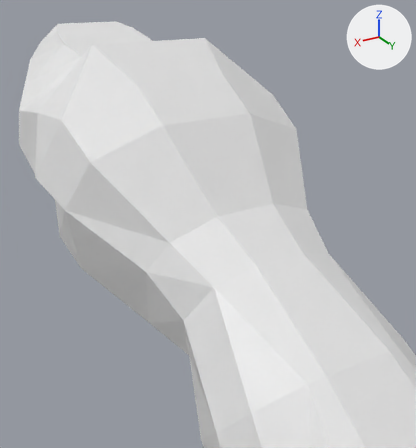
Before and after pictures for a commit that changed the Blender file salemstalker/Assets/3D/charatermodel/coiledmutant.blend.
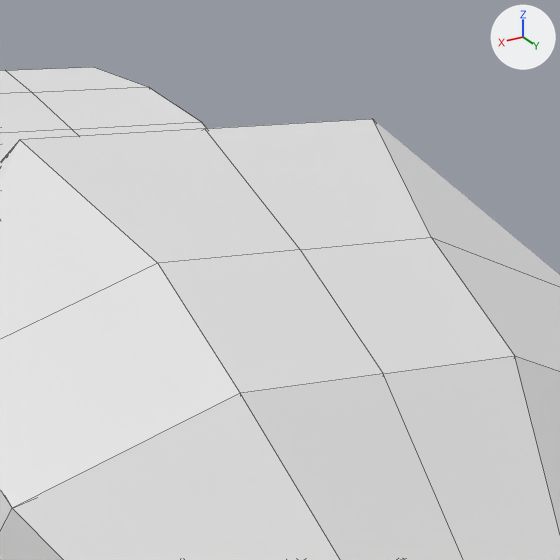
Each version is shown from a camera (50 mm lens) standing at (1.572, -0.027, 12.41) and looking at (0.004, -2.641, 11.104), then close up on the part from 21% to 64% of the width and 0% to 40% of the height. The lights are fixed; the arrows at upper right show +X, +Y and +Z. The last two pictures show the newer version. The close-ups show mesh edges as thin lines.
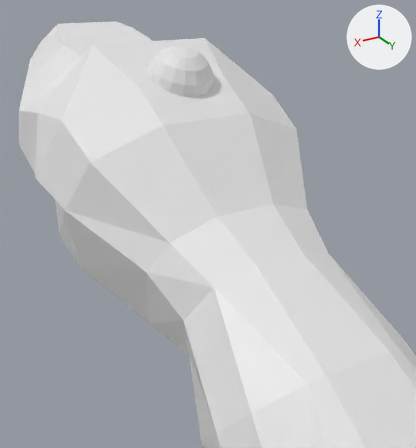
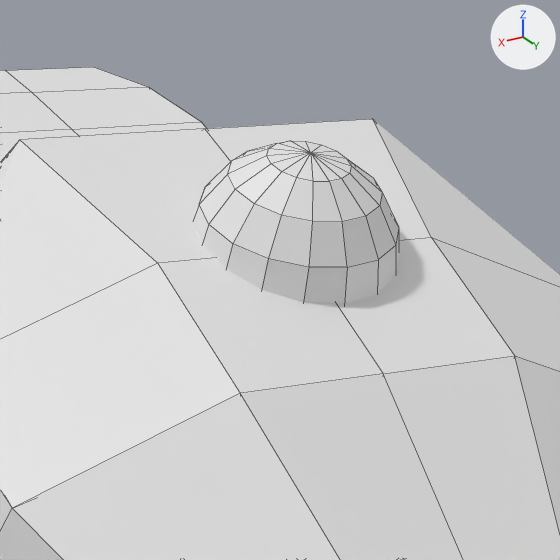
Boxes (x1, y1, x2, y2) around the edits, measured in the close-ups (560 x 560 px):
```json
{"object": "Sphere", "change": "added", "after": [193, 141, 399, 304]}
```

Scene script edits in JSON lines:
```json
{"op": "add", "block": "me_sphere", "code": ["me_sphere = bpy.data.meshes.new('Sphere')", "me_sphere.from_pydata(...)  # a UV sphere (16 segments, 8 rings, poles along z) spanning x -1.0..1.0, y -1.0..1.0, z -1.0..1.0"]}
{"op": "add", "block": "ob_sphere", "code": ["ob_sphere = bpy.data.objects.new('Sphere', me_sphere)", "ob_sphere.location = (-0.024, -3.002, 11.859)", "ob_sphere.rotation_euler = (-0.373, 0.00596, -0.00252)  # degrees (-21, 0.3, -0.1)", "ob_sphere.scale = (0.197, 0.197, 0.197)"]}
```
